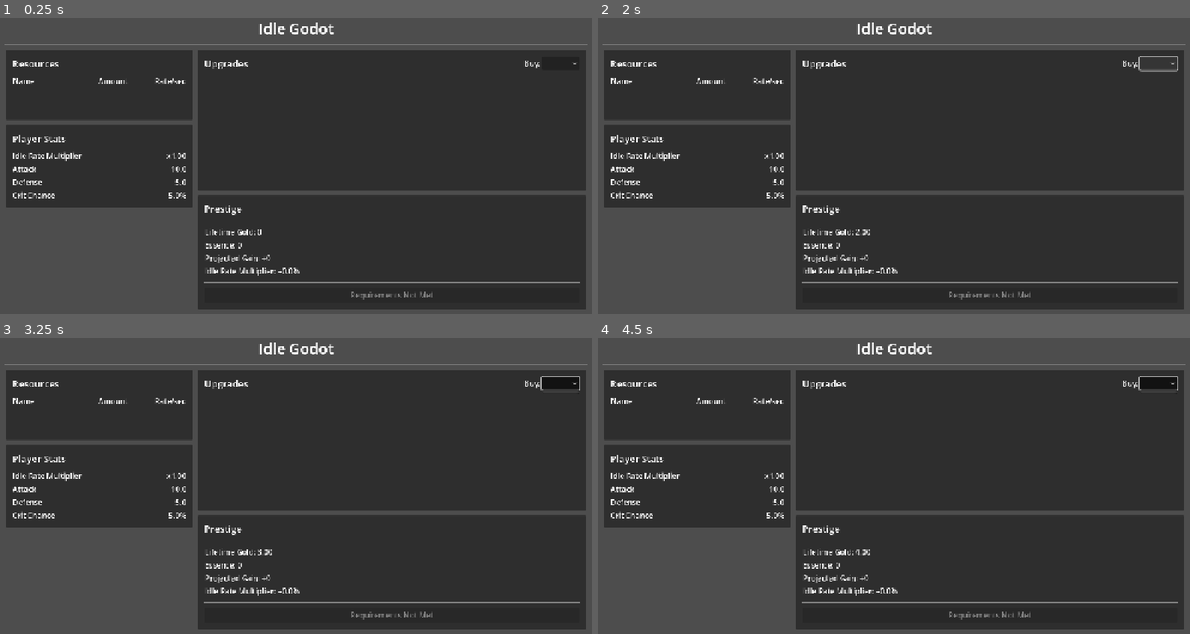
Above: before the commit, frames 1-4 (two rows, left to right).
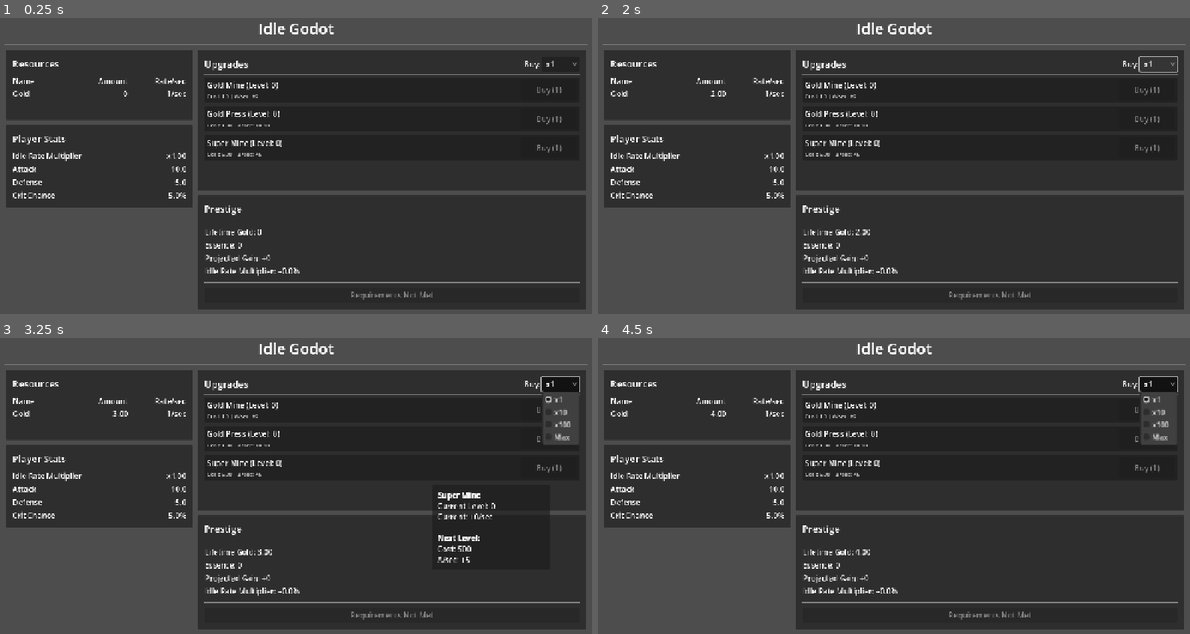
Above: after the commit, the same moments.

Repository: Jegethy/idle-godot
Game: Godot game, scene res://scenes/game/main.tscn
The game is run twice, just before and just after one commit, with the same random seed, the same clock (stepped at 60 frames per second) and the same inputs.
Inputs (mouse positions are in pixels of both pictures, inside the frame that each line leads up to; where the layout moved, square brackets give the same spot in the first picture):
- Up to frame 1 (0.25 s): no input
- Up to frame 2 (2 s): click (1160, 65) [1160, 62] at 0.5 s; click (1160, 65) [1160, 62] at 1.25 s
- Up to frame 3 (3.25 s): click (562, 385) [562, 382] at 2 s; tap Enter at 2.75 s; move the mouse to (426, 480) at 2.77 s
- Up to frame 4 (4.5 s): tap Space at 3.5 s; move the mouse to (775, 512) at 3.52 s; tap Enter at 4.25 s; move the mouse to (953, 423) at 4.27 s

The runs differ from the first frame. In frame 1, 0.9% of the frame differs, in the area x 2-98%, y 14-47%; in frame 2, 1.1%; in frame 3, 1.9%, in the area x 2-98%, y 14-76%; in frame 4, 1.1%.
Error before the commit: Parse Error: Cannot infer the type of "composition" variable because the value doesn't have a set type. (res://scripts/autoload/combat_system.gd:147)

Commit message:
Fix type inference errors in core systems and UI
Co-authored-by: Jegethy <4432359+Jegethy@users.noreply.github.com>

Diff:
--- a/scenes/ui/AnalyticsPanel.gd
+++ b/scenes/ui/AnalyticsPanel.gd
@@ -137,9 +137,9 @@
 		event_list.clear()
 
 		for event in recent_events:
-			var event_name := event.get("event", "unknown")
-			var ts := event.get("ts", 0.0)
-			var time_str := Time.get_datetime_string_from_unix_time(int(ts))
+			var event_name: String = String(event.get("event", "unknown"))
+			var ts: int = int(event.get("ts", 0))
+			var time_str: String = Time.get_datetime_string_from_unix_time(ts)
 
 			# Get event highlights
 			var highlight := _get_event_highlight(event)
@@ -153,20 +153,20 @@
 
 ## Get highlight info for event (e.g., gold delta, wave number)
 func _get_event_highlight(event: Dictionary) -> String:
-	var data = event.get("data", {})
-	var event_name := event.get("event", "")
+	var data: Dictionary = event.get("data", {})
+	var event_name: String = String(event.get("event", ""))
 
 	match event_name:
 		"economy.resource_changed":
-			return "(Δ%.0f)" % data.get("delta", 0.0)
+			return "(Δ%.0f)" % float(data.get("delta", 0.0))
 		"combat.finished":
-			var victory := data.get("victory", false)
-			var wave := data.get("wave", 0)
+			var victory: bool = bool(data.get("victory", false))
+			var wave: int = int(data.get("wave", 0))
 			return "(W%d %s)" % [wave, "✓" if victory else "✗"]
 		"prestige.performed":
-			return "(+%d essence)" % data.get("gained", 0)
+			return "(+%d essence)" % int(data.get("gained", 0))
 		"upgrade.purchased":
-			return "(L%d)" % data.get("level", 0)
+			return "(L%d)" % int(data.get("level", 0))
 		_:
 			return ""
 
--- a/scenes/ui/ResourcesPanel.gd
+++ b/scenes/ui/ResourcesPanel.gd
@@ -5,7 +5,7 @@
 
 @onready var resources_list: VBoxContainer = %ResourcesList
 
-var resource_labels: Dictionary = {}  # {resource_id: {amount_label: Label, rate_label: Label}}
+var resource_labels: Dictionary[String, Dictionary] = {}  # {resource_id: {amount_label: Label, rate_label: Label}}
 
 func _ready() -> void:
 	# Connect to signals
@@ -73,7 +73,7 @@
 		return
 
 	var resource: ResourceModel = GameState.resources[resource_id]
-	var labels := resource_labels[resource_id]
+	var labels: Dictionary = resource_labels[resource_id]
 
 	# Format amount
 	labels["amount_label"].text = NumberFormatter.format_short(resource.amount)
--- a/scenes/ui/UpgradesPanel.gd
+++ b/scenes/ui/UpgradesPanel.gd
@@ -54,7 +54,7 @@
 			_create_upgrade_row(upgrade)
 
 func _create_upgrade_row(upgrade: UpgradeModel) -> void:
-	var row := PanelContainer.new()
+	var row: PanelContainer = PanelContainer.new()
 	row.size_flags_horizontal = Control.SIZE_EXPAND_FILL
 
 	var margin := MarginContainer.new()
@@ -112,7 +112,7 @@
 		return
 
 	var upgrade: UpgradeModel = GameState.upgrades[upgrade_id]
-	var row := upgrade_rows[upgrade_id]
+	var row: Dictionary = upgrade_rows[upgrade_id]
 
 	# Determine purchase quantity
 	var quantity := current_multi_buy
@@ -158,7 +158,7 @@
 	if not upgrade_rows.has(upgrade_id):
 		return
 
-	var row := upgrade_rows[upgrade_id]["container"] as PanelContainer
+	var row: PanelContainer = upgrade_rows[upgrade_id]["container"] as PanelContainer
 
 	# Create a tween to flash the background
 	var tween := create_tween()
--- a/scripts/autoload/combat_system.gd
+++ b/scripts/autoload/combat_system.gd
@@ -144,11 +144,11 @@
 	var enemies: Array[Dictionary] = []
 
 	var enemy_database := get_node("/root/EnemyDatabase")
-	var composition := enemy_database.get_wave_composition()
-	var base_count: int = composition.get("base_enemy_count", 3)
-	var count_growth: float = composition.get("enemy_count_growth_per_wave", 0.2)
-	var elite_every_n: int = composition.get("elite_every_n", 5)
-	var boss_every_m: int = composition.get("boss_every_m", 10)
+	var composition: Dictionary = enemy_database.get_wave_composition()
+	var base_count: int = int(composition.get("base_enemy_count", 3))
+	var count_growth: float = float(composition.get("enemy_count_growth_per_wave", 0.2))
+	var elite_every_n: int = int(composition.get("elite_every_n", 5))
+	var boss_every_m: int = int(composition.get("boss_every_m", 10))
 
 	# Calculate enemy count
 	var enemy_count := int(base_count + wave_index * count_growth)
@@ -157,7 +157,7 @@
 	# Check if this is a boss wave
 	if wave_index > 0 and wave_index % boss_every_m == 0:
 		# Boss wave: single boss enemy
-		var boss := enemy_database.get_scaled_enemy("boss_core", wave_index)
+		var boss: Dictionary = enemy_database.get_scaled_enemy("boss_core", wave_index)
 		if not boss.is_empty():
 			boss = enemy_database.apply_boss_multipliers(boss)
 			boss["combat_speed"] = 1.0
@@ -165,12 +165,12 @@
 		return enemies
 
 	# Regular wave with possible elite
-	var rotation := enemy_database.get_enemy_rotation()
+	var rotation: Array = enemy_database.get_enemy_rotation()
 	var is_elite_wave := wave_index > 0 and wave_index % elite_every_n == 0
 
 	for i in range(enemy_count):
 		var enemy_id: String = rotation[i % rotation.size()]
-		var enemy := enemy_database.get_scaled_enemy(enemy_id, wave_index)
+		var enemy: Dictionary = enemy_database.get_scaled_enemy(enemy_id, wave_index)
 
 		if enemy.is_empty():
 			continue
--- a/scripts/systems/AnalyticsService.gd
+++ b/scripts/systems/AnalyticsService.gd
@@ -280,7 +280,7 @@
 
 ## Check if specific event type should be sampled
 func _should_sample_event(event_name: String) -> bool:
-	var sample_rate := event_sample_overrides.get(event_name, 1.0)
+	var sample_rate: float = float(event_sample_overrides.get(event_name, 1.0))
 	return sample_rate >= 1.0 or randf() < sample_rate
 
 ## Check if event should be emitted based on throttle rules
@@ -288,9 +288,9 @@
 	if not throttle_windows.has(event_name):
 		return true
 
-	var throttle_window := throttle_windows[event_name]
-	var last_time := last_event_times.get(event_name, 0.0)
-	var current_time := Time.get_unix_time_from_system()
+	var throttle_window: float = float(throttle_windows[event_name])
+	var last_time: float = float(last_event_times.get(event_name, 0.0))
+	var current_time: float = Time.get_unix_time_from_system()
 
 	return (current_time - last_time) >= throttle_window
 
--- a/scripts/systems/AnalyticsWiring.gd
+++ b/scripts/systems/AnalyticsWiring.gd
@@ -118,8 +118,8 @@
 
 func _on_bulk_purchase_completed(upgrade_id: String, levels_purchased: int) -> void:
 	var upgrade = GameState.get_upgrade(upgrade_id)
-	var new_level := upgrade.level if upgrade else 0
-	var cost := UpgradeService.compute_bulk_cost(upgrade_id, levels_purchased)
+	var new_level: int = upgrade.level if upgrade else 0
+	var cost: float = UpgradeService.compute_bulk_cost(upgrade_id, levels_purchased)
 
 	AnalyticsService.emit_event("upgrades.bulk_purchased", {
 		"ids": [upgrade_id],  # Array for consistency with schema
@@ -196,7 +196,7 @@
 
 func _on_meta_upgrade_leveled(id: StringName, new_level: int) -> void:
 	var upgrade = MetaUpgradeService.get_upgrade(str(id))
-	var cost := upgrade.get_cost_at_level(new_level - 1) if upgrade else 0.0
+	var cost: float = upgrade.get_cost_at_level(new_level - 1) if upgrade else 0.0
 
 	AnalyticsService.emit_event("meta.level_up", {
 		"id": str(id),
--- a/scripts/systems/EnemyDatabase.gd
+++ b/scripts/systems/EnemyDatabase.gd
@@ -87,12 +87,12 @@
 		return {}
 
 	var base_enemy: Dictionary = enemies[enemy_id]
-	var scaling := wave_config.get("wave_scaling", {})
+	var scaling: Dictionary = wave_config.get("wave_scaling", {})
 
-	var hp_growth := scaling.get("hp_growth_factor", 1.15)
-	var attack_growth := scaling.get("attack_growth_factor", 1.10)
-	var defense_growth := scaling.get("defense_growth_factor", 1.08)
-	var gold_mult := scaling.get("gold_reward_multiplier_per_wave", 1.05)
+	var hp_growth: float = float(scaling.get("hp_growth_factor", 1.15))
+	var attack_growth: float = float(scaling.get("attack_growth_factor", 1.10))
+	var defense_growth: float = float(scaling.get("defense_growth_factor", 1.08))
+	var gold_mult: float = float(scaling.get("gold_reward_multiplier_per_wave", 1.05))
 
 	var scaled_enemy := {
 		"id": enemy_id,
--- a/scripts/systems/EventStore.gd
+++ b/scripts/systems/EventStore.gd
@@ -107,7 +107,7 @@
 	if count < 0 or count > ring_buffer.size():
 		return ring_buffer.duplicate()
 
-	var start_idx := max(0, ring_buffer.size() - count)
+	var start_idx: int = max(0, ring_buffer.size() - count)
 	return ring_buffer.slice(start_idx)
 
 ## Export events to NDJSON file
--- a/scripts/systems/UnlockService.gd
+++ b/scripts/systems/UnlockService.gd
@@ -44,19 +44,19 @@
 	if condition.is_empty():
 		return true
 
-	var condition_type := condition.get("type", "")
+	var condition_type: String = String(condition.get("type", ""))
 
 	match condition_type:
 		"resource_amount":
-			var resource_id := condition.get("resource", "")
-			var threshold := condition.get("threshold", 0.0)
+			var resource_id: String = String(condition.get("resource", ""))
+			var threshold: float = float(condition.get("threshold", 0.0))
 			if GameState.resources.has(resource_id):
 				return GameState.resources[resource_id].amount >= threshold
 			return false
 
 		"upgrade_level":
-			var upgrade_id := condition.get("upgrade_id", "")
-			var required_level := condition.get("level", 1)
+			var upgrade_id: String = String(condition.get("upgrade_id", ""))
+			var required_level: int = int(condition.get("level", 1))
 			if GameState.upgrades.has(upgrade_id):
 				return GameState.upgrades[upgrade_id].level >= required_level
 			return false
--- a/scripts/systems/UpgradeService.gd
+++ b/scripts/systems/UpgradeService.gd
@@ -110,7 +110,7 @@
 	if not upgrade or not upgrade.unlocked:
 		return 0
 
-	var available_gold := GameState.resources["gold"].amount if GameState.resources.has("gold") else 0.0
+	var available_gold: float = GameState.resources["gold"].amount if GameState.resources.has("gold") else 0.0
 
 	if available_gold <= 0.0:
 		return 0
--- a/scripts/tools/LoadoutSimulation.gd
+++ b/scripts/tools/LoadoutSimulation.gd
@@ -18,10 +18,10 @@
 			continue
 
 		# Use compute_total_effects to include affixes
-		var total_effects := item.compute_total_effects()
+		var total_effects: Array = item.compute_total_effects()
 		for effect in total_effects:
-			var effect_type: String = effect.get("type", "")
-			var value: float = effect.get("value", 0.0)
+			var effect_type: String = String(effect.get("type", ""))
+			var value: float = float(effect.get("value", 0.0))
 
 			match effect_type:
 				Constants.EffectType.IDLE_RATE_ADD:
@@ -53,10 +53,10 @@
 			continue
 
 		# Use compute_total_effects to include affixes
-		var total_effects := item.compute_total_effects()
+		var total_effects: Array = item.compute_total_effects()
 		for effect in total_effects:
-			var effect_type: String = effect.get("type", "")
-			var value: float = effect.get("value", 0.0)
+			var effect_type: String = String(effect.get("type", ""))
+			var value: float = float(effect.get("value", 0.0))
 
 			match effect_type:
 				Constants.EffectType.COMBAT_ATTACK_ADD:
@@ -115,10 +115,10 @@
 			continue
 
 		# Use compute_total_effects to include affixes
-		var total_effects := item.compute_total_effects()
+		var total_effects: Array = item.compute_total_effects()
 		for effect in total_effects:
-			var effect_type: String = effect.get("type", "")
-			var value: float = effect.get("value", 0.0)
+			var effect_type: String = String(effect.get("type", ""))
+			var value: float = float(effect.get("value", 0.0))
 
 			match effect_type:
 				Constants.EffectType.COMBAT_ATTACK_ADD:
--- a/scripts/tools/TelemetryExporter.gd
+++ b/scripts/tools/TelemetryExporter.gd
@@ -11,8 +11,8 @@
 		push_error("AnalyticsService not available")
 		return false
 
-	var filter_prefix := options.get("filter_prefix", "")
-	var max_rows := options.get("max_rows", -1)
+	var filter_prefix: String = String(options.get("filter_prefix", ""))
+	var max_rows: int = int(options.get("max_rows", -1))
 
 	return analytics.export_ndjson(output_path, filter_prefix, max_rows)
 
@@ -22,8 +22,8 @@
 		push_error("AnalyticsService not available")
 		return false
 
-	var filter_prefix := options.get("filter_prefix", "")
-	var max_rows := options.get("max_rows", -1)
+	var filter_prefix: String = String(options.get("filter_prefix", ""))
+	var max_rows: int = int(options.get("max_rows", -1))
 
 	return analytics.export_csv(output_path, filter_prefix, max_rows)
 
--- a/scripts/ui/GearAnalyzer.gd
+++ b/scripts/ui/GearAnalyzer.gd
@@ -8,90 +8,90 @@
 ## Compare a candidate item against currently equipped item in the same slot
 ## Returns: Dictionary with comparison metrics
 static func compare_items(candidate: ItemModel, slot: String) -> Dictionary:
-var result := {
-"can_compare": false,
-"idle_delta_pct": 0.0,
-"dps_delta_pct": 0.0,
-"attack_delta": 0.0,
-"defense_delta": 0.0,
-"crit_chance_delta": 0.0,
-"idle_rate_delta": 0.0,
-"is_improvement": false
-}
+	var result: Dictionary = {
+		"can_compare": false,
+		"idle_delta_pct": 0.0,
+		"dps_delta_pct": 0.0,
+		"attack_delta": 0.0,
+		"defense_delta": 0.0,
+		"crit_chance_delta": 0.0,
+		"idle_rate_delta": 0.0,
+		"is_improvement": false
+	}
 
-if not candidate or candidate.slot != slot:
-return result
+	if not candidate or candidate.slot != slot:
+		return result
 
-# Get current equipped item in this slot
-var current_item: ItemModel = null
-if GameState.equipped_slots.has(slot):
-var instance_id: String = GameState.equipped_slots[slot]
-current_item = InventorySystem.get_item_by_instance_id(instance_id)
+	# Get current equipped item in this slot
+	var current_item: ItemModel = null
+	if GameState.equipped_slots.has(slot):
+		var instance_id: String = GameState.equipped_slots[slot]
+		current_item = InventorySystem.get_item_by_instance_id(instance_id)
 
-# Build loadouts
-var current_loadout: Array[ItemModel] = []
-var candidate_loadout: Array[ItemModel] = []
+	# Build loadouts
+	var current_loadout: Array[ItemModel] = []
+	var candidate_loadout: Array[ItemModel] = []
 
-# Add all currently equipped items
-for equipped_slot in GameState.equipped_slots:
-var inst_id: String = GameState.equipped_slots[equipped_slot]
-var item := InventorySystem.get_item_by_instance_id(inst_id)
-if item:
-current_loadout.append(item)
+	# Add all currently equipped items
+	for equipped_slot in GameState.equipped_slots:
+		var inst_id: String = GameState.equipped_slots[equipped_slot]
+		var item := InventorySystem.get_item_by_instance_id(inst_id)
+		if item:
+			current_loadout.append(item)
 
-# For candidate loadout, substitute the slot with candidate
-if equipped_slot == slot:
-candidate_loadout.append(candidate)
-else:
-candidate_loadout.append(item)
+			# For candidate loadout, substitute the slot with candidate
+			if equipped_slot == slot:
+				candidate_loadout.append(candidate)
+			else:
+				candidate_loadout.append(item)
 
-# If slot is empty, just add candidate
-if not current_item:
-candidate_loadout.append(candidate)
+	# If slot is empty, just add candidate
+	if not current_item:
+		candidate_loadout.append(candidate)
 
-# Calculate base stats
-var base_attack: float = GameState.player_stats.attack
-var base_defense: float = GameState.player_stats.defense
-var base_idle_rate: float = 1.0  # Base gold per second
-var essence: float = GameState.essence
+	# Calculate base stats
+	var base_attack: float = GameState.player_stats.attack
+	var base_defense: float = GameState.player_stats.defense
+	var base_idle_rate: float = 1.0  # Base gold per second
+	var essence: float = GameState.essence
 
-# Calculate DPS
-var current_dps := LoadoutSimulation.simulate_combat_dps(current_loadout, base_attack, essence)
-var candidate_dps := LoadoutSimulation.simulate_combat_dps(candidate_loadout, base_attack, essence)
+	# Calculate DPS
+	var current_dps := LoadoutSimulation.simulate_combat_dps(current_loadout, base_attack, essence)
+	var candidate_dps := LoadoutSimulation.simulate_combat_dps(candidate_loadout, base_attack, essence)
 
-# Calculate idle rate
-var current_idle := LoadoutSimulation.simulate_idle_gain(current_loadout, base_idle_rate)
-var candidate_idle := LoadoutSimulation.simulate_idle_gain(candidate_loadout, base_idle_rate)
+	# Calculate idle rate
+	var current_idle := LoadoutSimulation.simulate_idle_gain(current_loadout, base_idle_rate)
+	var candidate_idle := LoadoutSimulation.simulate_idle_gain(candidate_loadout, base_idle_rate)
 
-# Calculate deltas
-if current_dps > 0.0:
-result["dps_delta_pct"] = ((candidate_dps - current_dps) / current_dps) * 100.0
-else:
-result["dps_delta_pct"] = 100.0 if candidate_dps > 0.0 else 0.0
+	# Calculate deltas
+	if current_dps > 0.0:
+		result["dps_delta_pct"] = ((candidate_dps - current_dps) / current_dps) * 100.0
+	else:
+		result["dps_delta_pct"] = 100.0 if candidate_dps > 0.0 else 0.0
 
-if current_idle > 0.0:
-result["idle_delta_pct"] = ((candidate_idle - current_idle) / current_idle) * 100.0
-else:
-result["idle_delta_pct"] = 100.0 if candidate_idle > 0.0 else 0.0
+	if current_idle > 0.0:
+		result["idle_delta_pct"] = ((candidate_idle - current_idle) / current_idle) * 100.0
+	else:
+		result["idle_delta_pct"] = 100.0 if candidate_idle > 0.0 else 0.0
 
-# Calculate detailed stats using LoadoutSimulation
-var current_stats := LoadoutSimulation.calculate_loadout_stats(current_loadout, base_attack, base_defense, essence)
-var candidate_stats := LoadoutSimulation.calculate_loadout_stats(candidate_loadout, base_attack, base_defense, essence)
+	# Calculate detailed stats using LoadoutSimulation
+	var current_stats := LoadoutSimulation.calculate_loadout_stats(current_loadout, base_attack, base_defense, essence)
+	var candidate_stats := LoadoutSimulation.calculate_loadout_stats(candidate_loadout, base_attack, base_defense, essence)
 
-result["attack_delta"] = candidate_stats["effective_attack"] - current_stats["effective_attack"]
-result["defense_delta"] = candidate_stats["effective_defense"] - current_stats["effective_defense"]
-result["crit_chance_delta"] = candidate_stats["crit_chance"] - current_stats["crit_chance"]
-result["idle_rate_delta"] = candidate_idle - current_idle
+	result["attack_delta"] = candidate_stats["effective_attack"] - current_stats["effective_attack"]
+	result["defense_delta"] = candidate_stats["effective_defense"] - current_stats["effective_defense"]
+	result["crit_chance_delta"] = candidate_stats["crit_chance"] - current_stats["crit_chance"]
+	result["idle_rate_delta"] = candidate_idle - current_idle
 
-# Determine if it's an improvement
-var threshold := BalanceConstants.ANALYZER_MIN_IMPROVEMENT_THRESHOLD * 100.0
-result["is_improvement"] = (
-result["dps_delta_pct"] > threshold or
-result["idle_delta_pct"] > threshold
-)
+	# Determine if it's an improvement
+	var threshold := BalanceConstants.ANALYZER_MIN_IMPROVEMENT_THRESHOLD * 100.0
+	result["is_improvement"] = (
+		result["dps_delta_pct"] > threshold or
+		result["idle_delta_pct"] > threshold
+	)
 
-result["can_compare"] = true
-return result
+	result["can_compare"] = true
+	return result
 
 ## Get formatted comparison text
 static func get_comparison_text(comparison: Dictionary) -> String:
